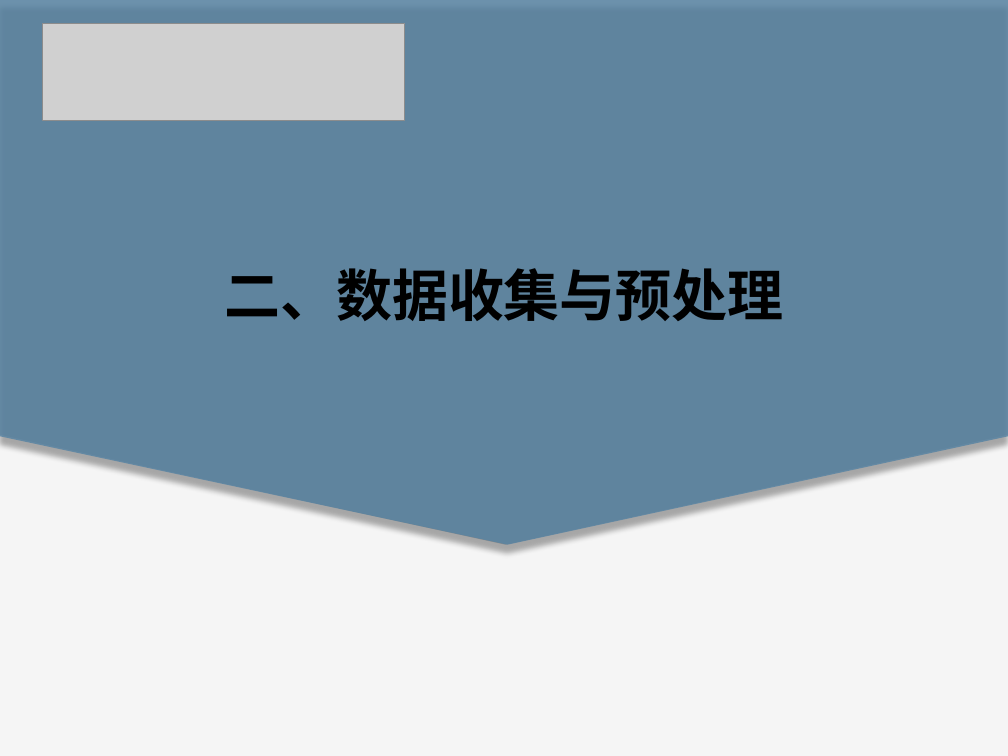
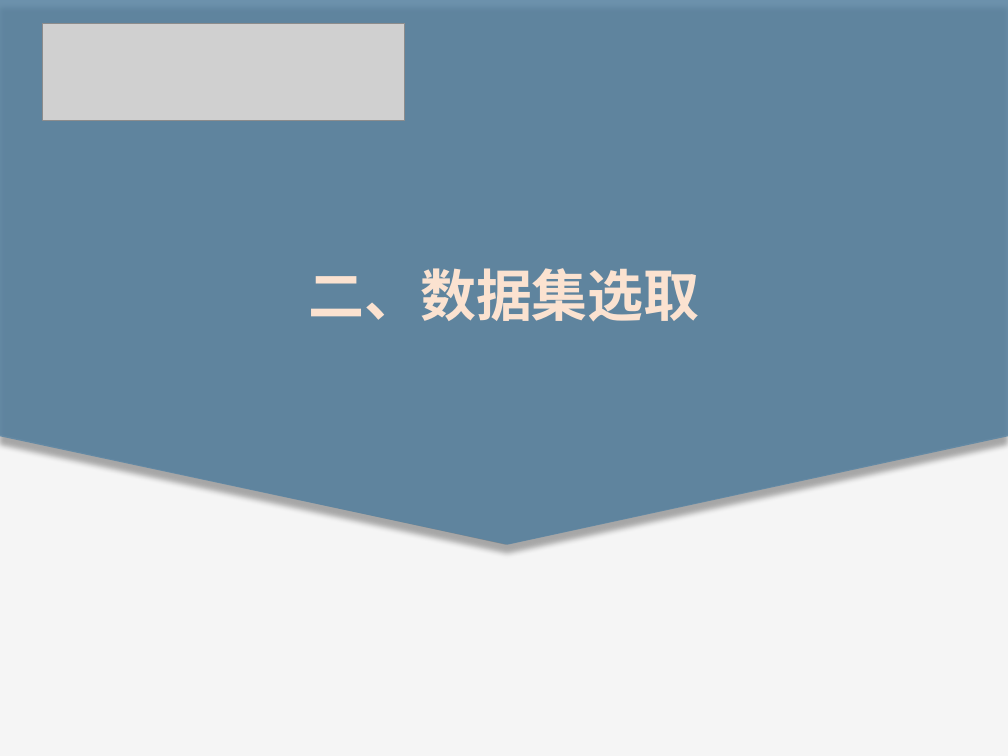
Before and after one commit to wty-yy/LaTex-Projects, a slide deck: slide 5 of NLP/NLP大作业/NLP开题报告.pptx (slide 8 before the commit). Drawn at 1008x756 pixels with LibreOffice and Linux fonts; fonts in the diff are those of the drawing; grey boxes stand for pictures. Boxes give left, top, right and bottom in pixels: in the first picture for what was removed or moved away, otherwise in the second. Text is boxed around its words. In the diff, an @@ line names an element or a change of style, - is before the commit and + after.

```diff
--- a/NLP/NLP大作业/NLP开题报告.pptx
+++ b/NLP/NLP大作业/NLP开题报告.pptx
@@ text at box(308, 268, 700, 322): text changed; text colour #000000 to #FBE2D0 @@
-二、数据收集与预处理
+二、数据集选取
```
Also in this commit, not shown: 4 other slides changed, 17 slides added, 15 slides removed.
